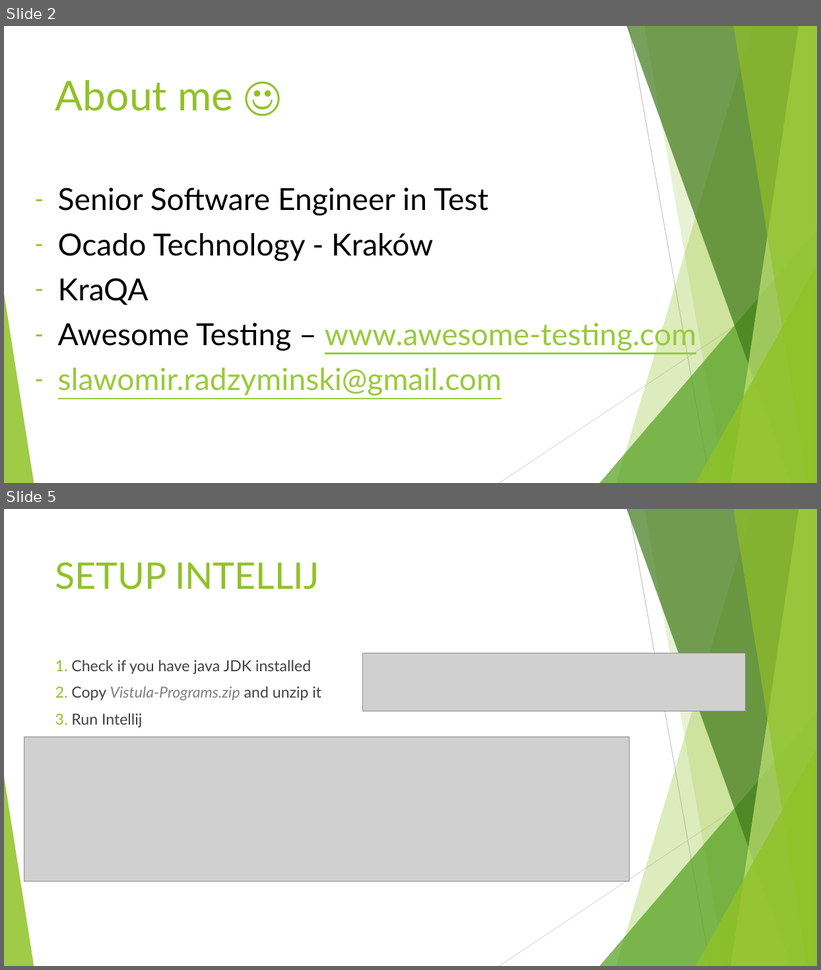
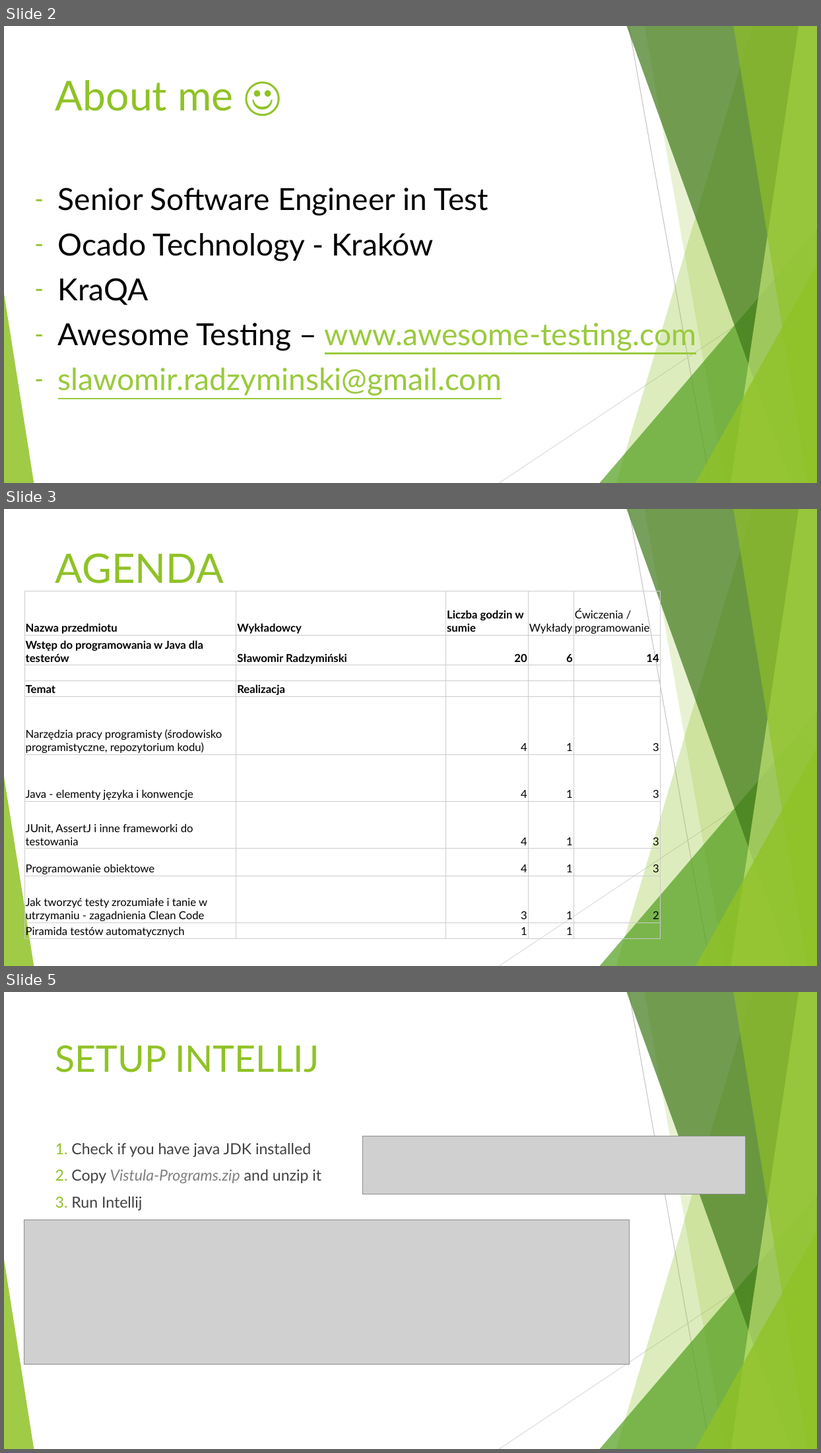
Before and after one commit to urszulakm/vistula-playground, a slide deck: Vistula.pptx. Shown one above the other, each under a label of ours: slides 2 and 5 before the commit, slides 2, 3 and 5 after it; the slides between them are not shown. The pictures are 821x970 and 821x1453 pixels, drawn with LibreOffice and Linux fonts; fonts in the diff are those of the drawing; grey boxes stand for pictures. Boxes give left, top, right and bottom in pixels: in the first picture for what was removed or moved away, otherwise in the second. Text is boxed around its words. In the diff, an @@ line names an element or a change of style, - is before the commit and + after.

```diff
--- a/Vistula.pptx
+++ b/Vistula.pptx
@@ slide 3 added at <box>4,509,817,966</box>, background #FFFFFF; not listed: 10 template elements that a slide beside it also shows @@
@@ title added at <box>55,553,224,584</box>, 48 pt, text #90C226 @@
+AGENDA
@@ table added at <box>24,591,661,941</box>, 10 rows, 5 columns @@
+Nazwa przedmiotu | Wykładowcy | Liczba godzin w sumie | Wykłady | Ćwiczenia / programowanie
+Wstęp do programowania w Java dla testerów | Sławomir Radzymiński | 20 | 6 | 14
+ |  |  |  | 
+Temat | Realizacja |  |  | 
+Narzędzia pracy programisty (środowisko programistyczne, repozytorium kodu) |  | 4 | 1 | 3
+Java - elementy języka i konwencje |  | 4 | 1 | 3
+JUnit, AssertJ i inne frameworki do testowania |  | 4 | 1 | 3
+Programowanie obiektowe |  | 4 | 1 | 3
+Jak tworzyć testy zrozumiałe i tanie w utrzymaniu - zagadnienia Clean Code |  | 3 | 1 | 2
+Piramida testów automatycznych |  | 1 | 1 | 
```
Also in this commit, not shown: 1 other slide added, 2 slides removed, 2 other files.
